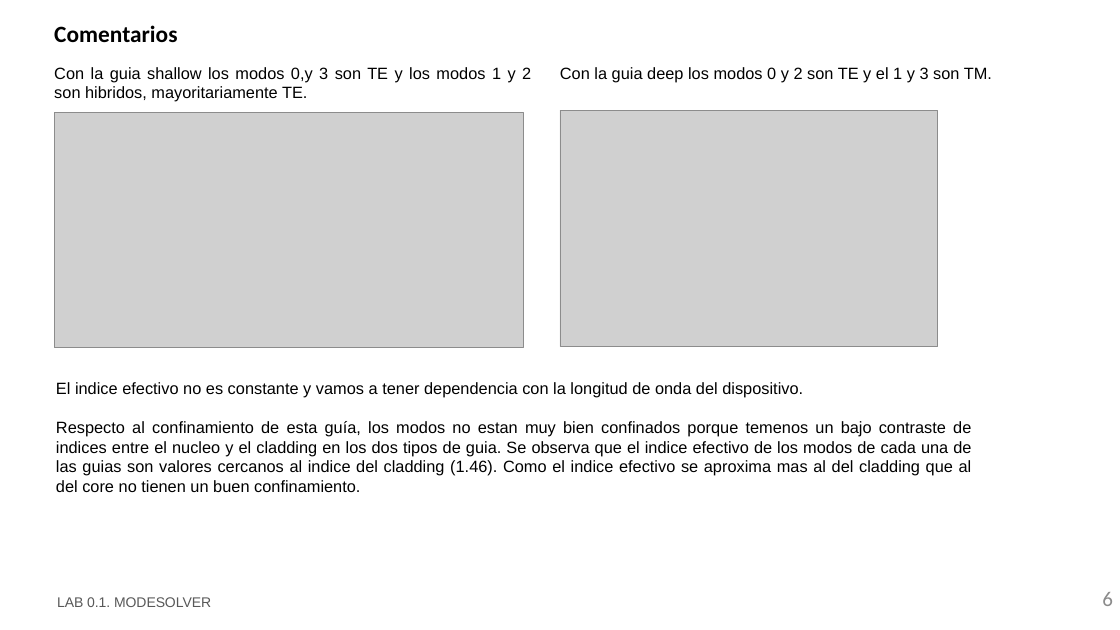
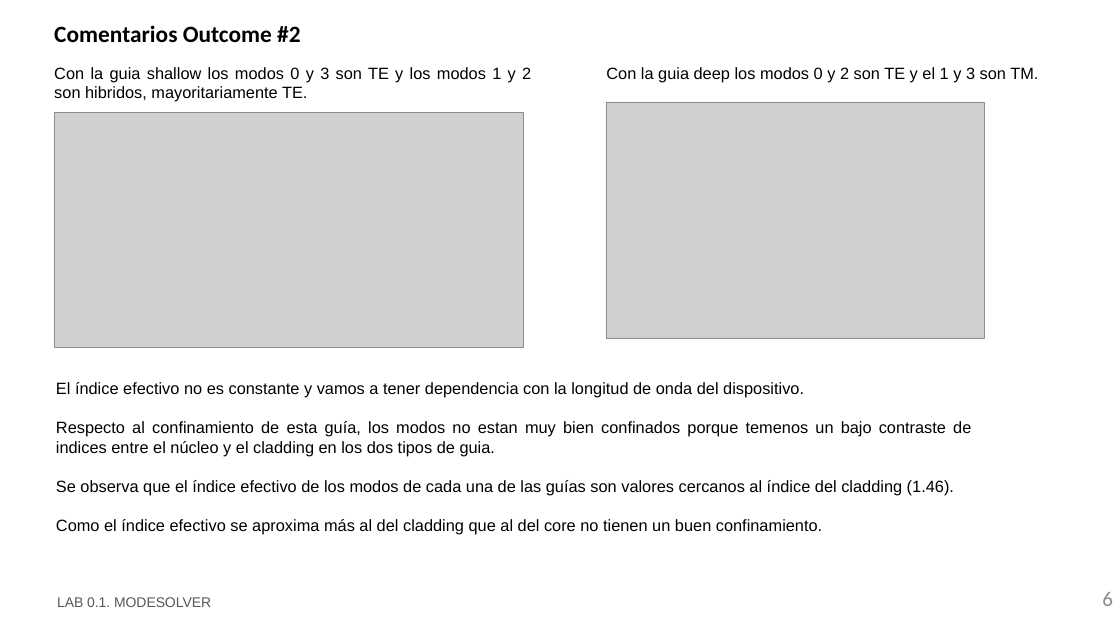
Before and after one commit to MariaJulve/pic-upv-lab0, a slide deck: slide 6 of LabBook_010.pptx. Drawn at 1120x630 pixels with LibreOffice and Linux fonts; fonts in the diff are those of the drawing; grey boxes stand for pictures; background and template pictures are left out. Boxes give left, top, right and bottom in pixels: in the first picture for what was removed or moved away, otherwise in the second. Text is boxed around its words. In the diff, an @@ line names an element or a change of style, - is before the commit and + after.

```diff
--- a/LabBook_010.pptx
+++ b/LabBook_010.pptx
@@ title at box(54, 25, 300, 42): text changed @@
-Comentarios
+Comentarios Outcome #2
@@ text at box(54, 67, 531, 102): text changed @@
-Con la guia shallow los modos 0,y 3 son TE y los modos 1 y 2 son hibridos, mayoritariamente TE.
+Con la guia shallow los modos 0 y 3 son TE y los modos 1 y 2 son hibridos, mayoritariamente TE.
@@ text "Con la guia deep los ...": place and size @@
-text "Con la guia deep los ..." at box(560, 67, 992, 83)
+text "Con la guia deep los ..." at box(606, 67, 1038, 83)
@@ picture: place and size @@
-picture at box(560, 110, 939, 346)
+picture at box(607, 102, 985, 338)
@@ text at box(56, 382, 971, 535): text changed @@
-El indice efectivo no es constante y vamos a tener dependencia con la longitud de onda del dispositivo.
-Respecto al confinamiento de esta guía, los modos no estan muy bien confinados porque temenos un bajo contraste de indices entre el nucleo y el cladding en los dos tipos de guia. Se observa que el indice efectivo de los modos de cada una de las guias son valores cercanos al indice del cladding (1.46). Como el indice efectivo se aproxima mas al del cladding que al del core no tienen un buen confinamiento.
+El índice efectivo no es constante y vamos a tener dependencia con la longitud de onda del dispositivo.
+Respecto al confinamiento de esta guía, los modos no estan muy bien confinados porque temenos un bajo contraste de indices entre el núcleo y el cladding en los dos tipos de guia.
+Se observa que el índice efectivo de los modos de cada una de las guías son valores cercanos al índice del cladding (1.46).
+Como el índice efectivo se aproxima más al del cladding que al del core no tienen un buen confinamiento.
```
Also in this commit, not shown: 3 other slides changed.
